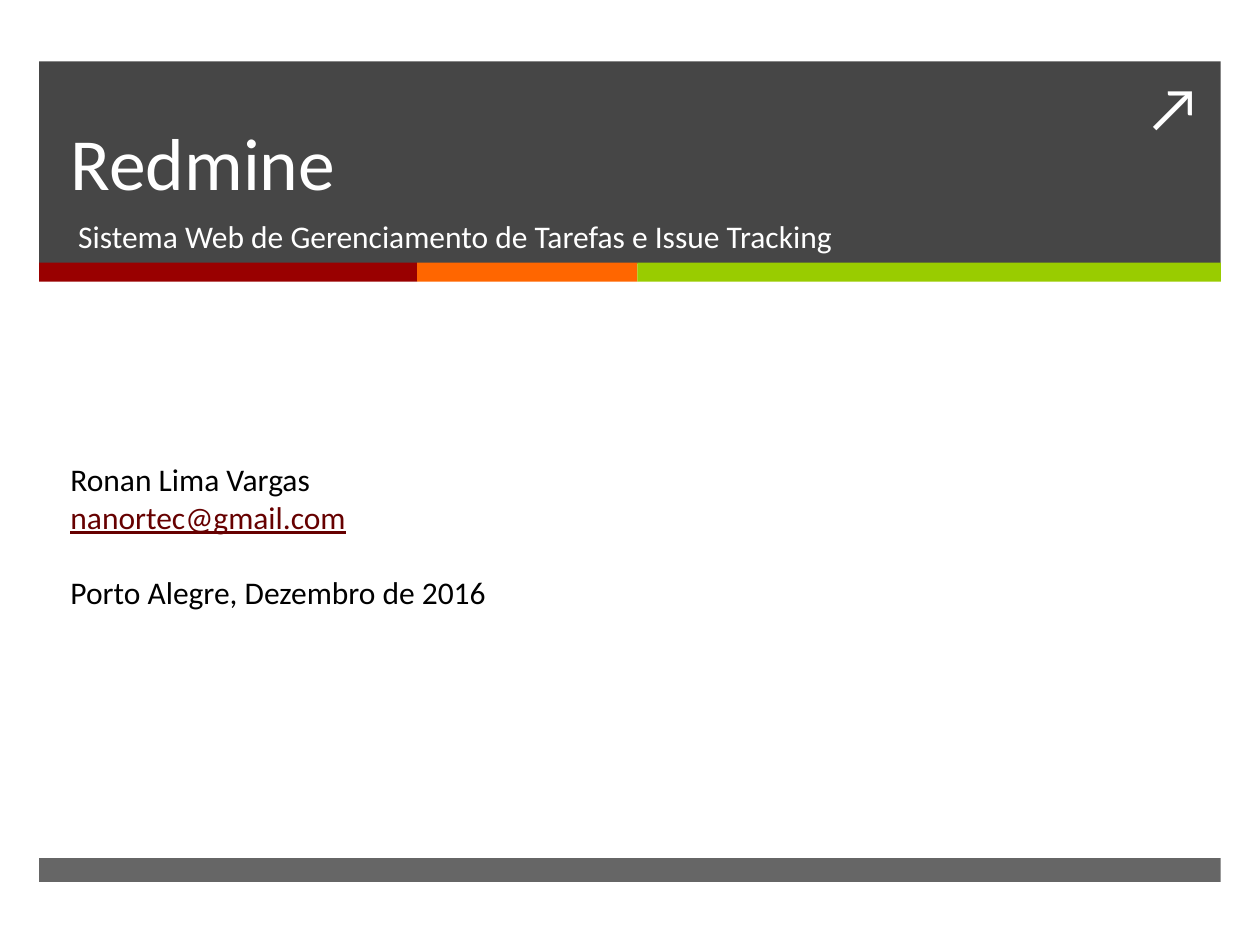
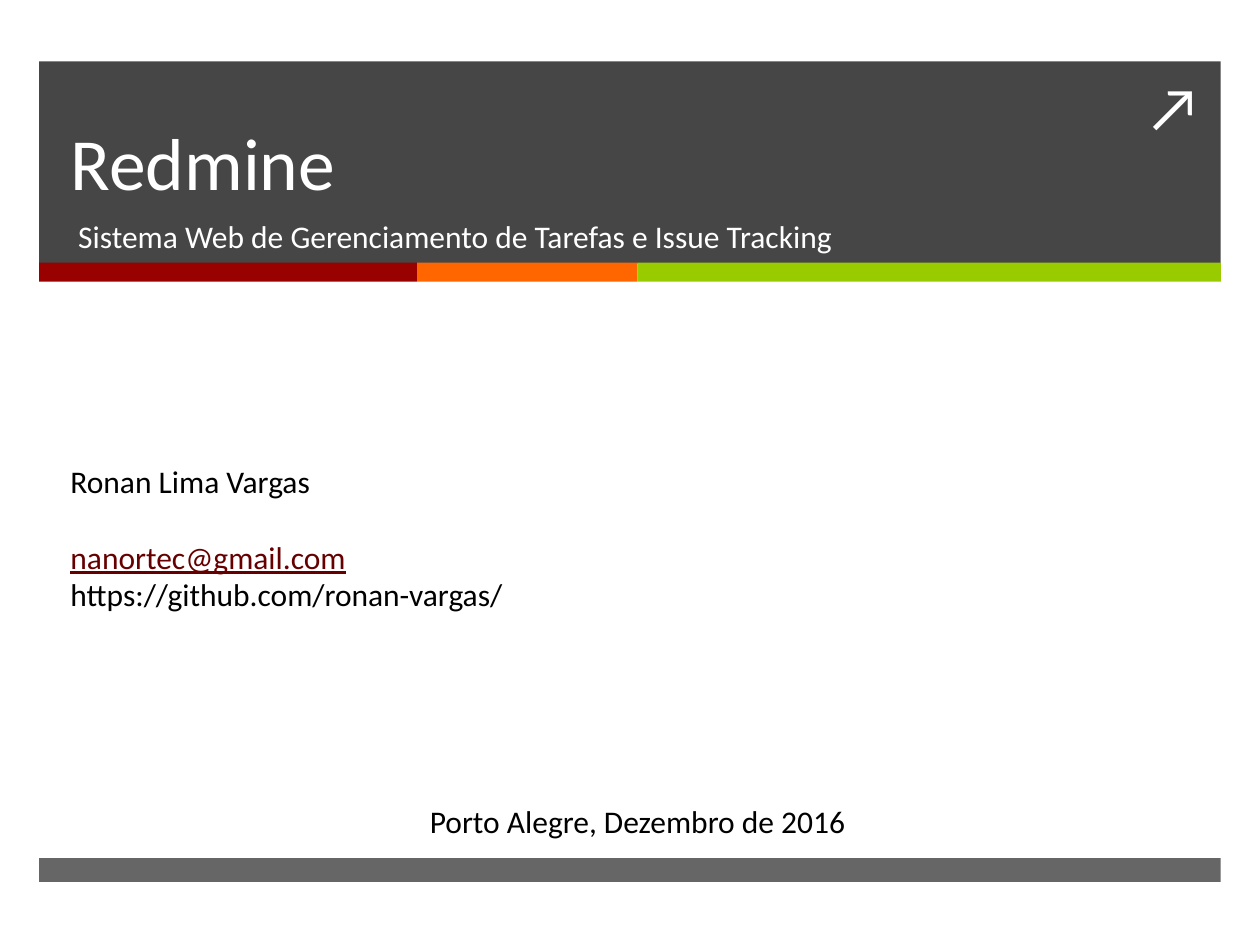
Before and after one commit to ronan-vargas/apresentacoes, a slide deck: slide 1 of Redmine.pptx. Drawn at 1260x945 pixels with LibreOffice and Linux fonts; fonts in the diff are those of the drawing. Boxes give left, top, right and bottom in pixels: in the first picture for what was removed or moved away, otherwise in the second. Text is boxed around its words. In the diff, an @@ line names an element or a change of style, - is before the commit and + after.

```diff
--- a/Redmine.pptx
+++ b/Redmine.pptx
@@ text at <box>70,584,502,612</box>: paragraph added @@
+https://github.com/ronan-vargas/
@@ text at <box>430,811,845,839</box>: alignment left to centre @@
```
Also in this commit, not shown: 1 slide added, 2 other files.
